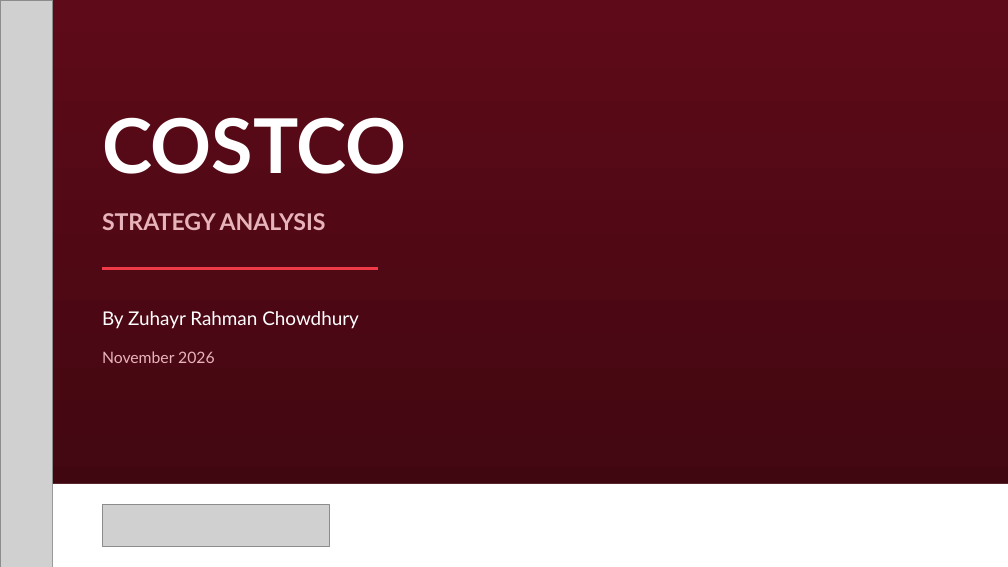
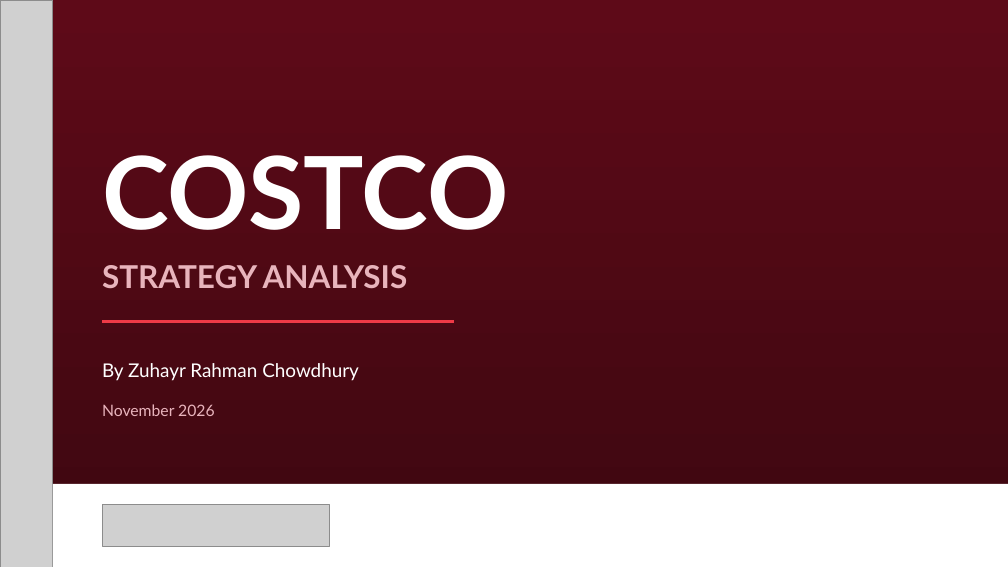
Before and after one commit to zuhayr77/AI-Business-Strategy-Agent, a slide deck: slide 1 of dccd-strategy-agent/examples/Costco_DCCD.pptx. Drawn at 1008x567 pixels with LibreOffice and Linux fonts; fonts in the diff are those of the drawing; grey boxes stand for pictures. Boxes give left, top, right and bottom in pixels: in the first picture for what was removed or moved away, otherwise in the second. Text is boxed around its words. In the diff, an @@ line names an element or a change of style, - is before the commit and + after.

```diff
--- a/dccd-strategy-agent/examples/Costco_DCCD.pptx
+++ b/dccd-strategy-agent/examples/Costco_DCCD.pptx
@@ text "COSTCO": place and size @@
-text "COSTCO" at (102, 117, 407, 174)
+text "COSTCO" at (102, 155, 508, 230)
@@ text "COSTCO" at (102, 155, 508, 230): size 72 to 96 pt @@
@@ text "STRATEGY ANALYSIS": place and size @@
-text "STRATEGY ANALYSIS" at (102, 213, 326, 230)
+text "STRATEGY ANALYSIS" at (102, 265, 408, 288)
@@ text "STRATEGY ANALYSIS" at (102, 265, 408, 288): size 22 to 30 pt @@
@@ line moved from (102, 268) - (378, 268) to (102, 321) - (454, 321) @@
@@ text "By Zuhayr Rahman Chowdhury": place and size @@
-text "By Zuhayr Rahman Chowdhury" at (102, 311, 359, 329)
+text "By Zuhayr Rahman Chowdhury" at (102, 363, 359, 381)
@@ text "November 2026": place and size @@
-text "November 2026" at (102, 351, 215, 363)
+text "November 2026" at (102, 404, 215, 416)
```
Also in this commit, not shown: 8 other slides changed, 12 other files.
